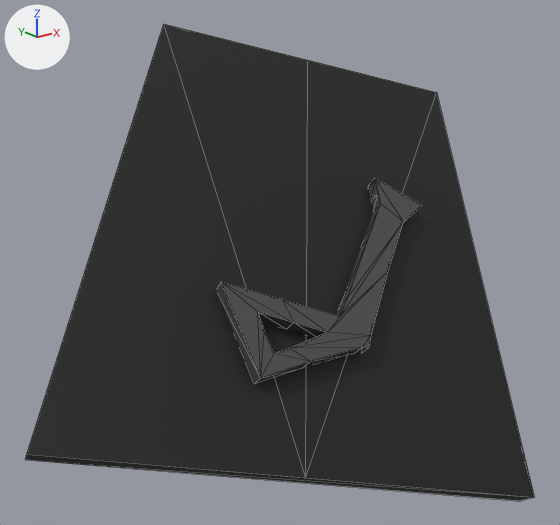
A saved change to the OBJ model src/main/resources/assets/stargate/models/DHD/020.obj.
Before and after are seen from a 50 mm camera at (-0.2742, -0.3128, 0.7892) aimed at (-0.1601, -0.1701, 0.7322). Arrows for +X, +Y and +Z are at upper left; the lights stay in place. The picture after the commit comes second. Mesh edges are drawn as thin lines. Where no turn or scale is listed for an object, it has been applied to the vertices.

Script lines for the objects in view, before the commit:
```python
me_020 = bpy.data.meshes.new('020')
me_020.from_pydata(...)  # 60 vertices, 89 faces; spans x -0.2288..-0.0883, y -0.2247..-0.1182, z 0.6757..0.788
me_020.materials.append(mat_glyph)  # picture img_milky_way_dhd_glyphs_png
ob_020 = bpy.data.objects.new('020', me_020)
ob_020.location = (0.0, 0.0, 0.0)
```
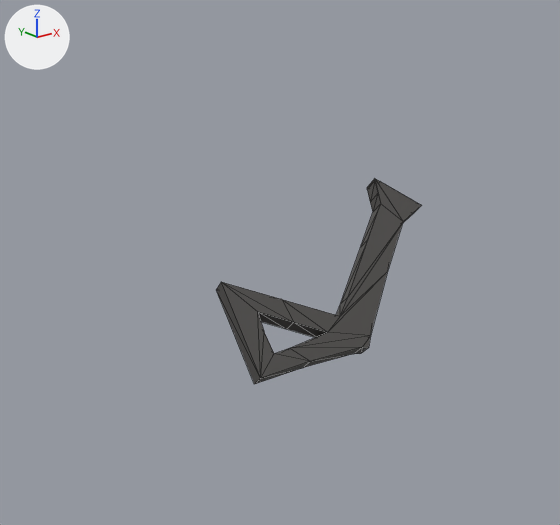
What changed in the scene script:
```text
Change me_020:
    used by ob_020; location = (0.0, 0.0, 0.0)
    remove me_020.from_pydata(...)  # 60 vertices, 89 faces; spans x -0.2288..-0.0883, y -0.2247..-0.1182, z 0.6757..0.788
    add me_020.from_pydata(...)  # 50 vertices, 75 faces; spans x -0.18..-0.1172, y -0.1936..-0.1661, z 0.7107..0.7491
    me_020 part 1: the loose piece of 10 vertices spanning x -0.2288..-0.0883, y -0.2247..-0.1182, z 0.6757..0.788 is deleted
```

Location of each change, (x1, y1, x2, y2) in pixels of the pictures (560 x 525 px):
'020', reshaped (59% narrower, 57% shorter): before (25, 24, 534, 501); after (216, 179, 422, 384)
part 1 of me_020, deleted: before (25, 24, 534, 501)
